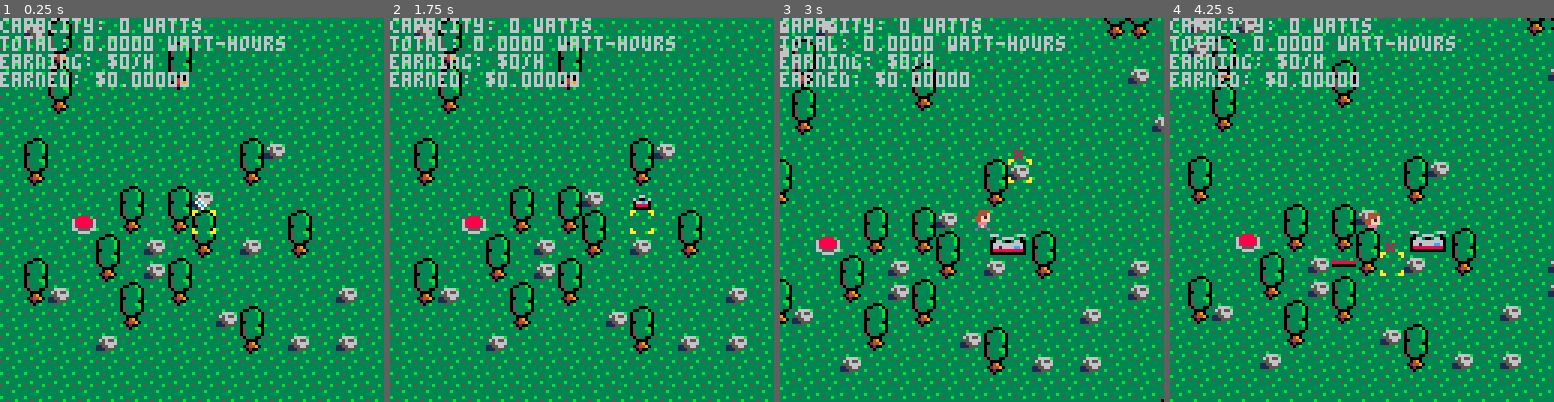
Above: before the commit, frames 1-4 (left to right).
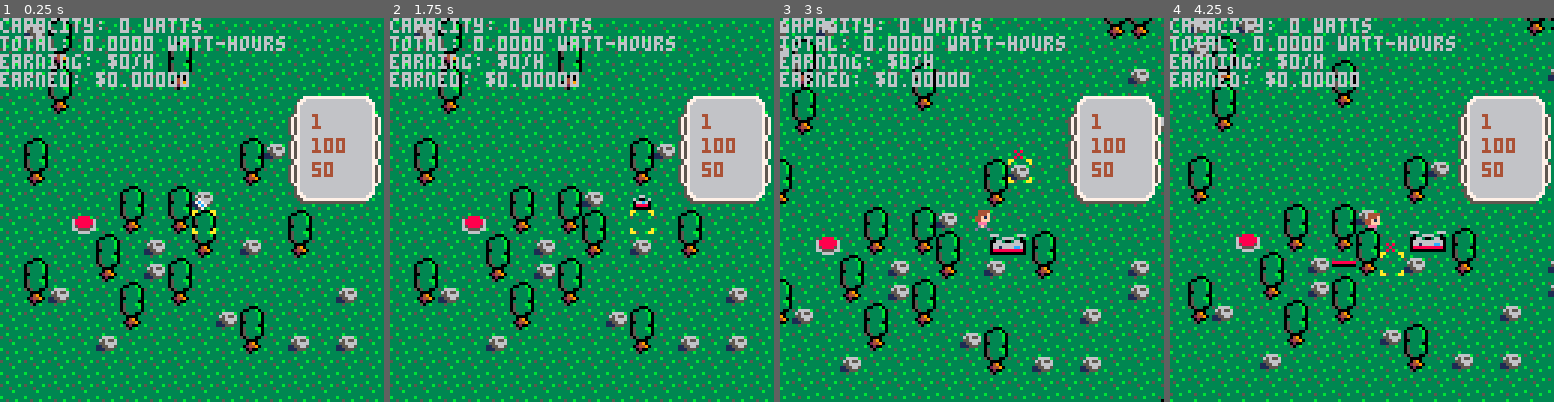
Above: after the commit, the same moments.

Repository: sargon2/pico8
Game: PICO-8 cartridge mine/solar_sally/solar_sally.p8
Same seed, same stepped clock (60 frames per second), same inputs: the game is played once before the commit and once after it.
Inputs (mouse positions are in pixels of both pictures, inside the frame that each line leads up to):
- Up to frame 1 (0.25 s): no input
- Up to frame 2 (1.75 s): tap X (X key) at 0.33, 1.07 s; click (670, 121) at 0.67 s; tap O (Z key) at 0.7, 1.7 s; click (436, 267) at 1.22 s; hold Right from 1.6 s (still down)
- Up to frame 3 (3 s): click (887, 114) at 1.77 s; tap X (X key) at 1.85, 2.97 s; release Right at 2.1 s; tap O (Z key) at 2.1, 2.5, 2.9 s; hold Up 2.15-2.42 s; click (952, 259) at 2.32 s; hold Right from 2.47 s (still down); click (1014, 106) at 2.87 s
- Up to frame 4 (4.25 s): release Right at 3.03 s; hold Left 3.08-3.58 s; tap O (Z key) at 3.3, 3.7, 4.1 s; click (1465, 256) at 3.42 s; hold Down 3.63-3.97 s; click (1231, 102) at 3.97 s; hold Right from 4.02 s (still down); tap X (X key) at 4.08 s

The runs differ from the first frame. In frame 1, 6.3% of the frame differs, in the area x 75-100%, y 20-49%; in frame 2, 6.3%; in frame 3, 6.3%; in frame 4, 6.3%.

Commit message:
Add Inventory.lua

Diff:
--- a/mine/solar_sally/components/Sprites.lua
+++ b/mine/solar_sally/components/Sprites.lua
@@ -24,6 +24,15 @@
     button = 24,
     button_mini = 40,
     button_pressed = 25,
+    window_ul = 13,
+    window_u = 14,
+    window_ur = 15,
+    window_l = 29,
+    window_m = 30,
+    window_r = 31,
+    window_bl = 45,
+    window_b = 46,
+    window_br = 47,
 }
 
 function Sprites.add(ent_id, sprite, width, height, yoffset)
@@ -41,41 +50,15 @@
     DrawFns.add(ent_id, d)
 end
 
--- function Sprites.add(ent_id, sprite, width, height, yoffset)
---     Sprites.sprites[ent_id] = Sprite_ids[sprite]
---     if width then
---         Sprites.widths[ent_id] = width
---     end
---     if height then
---         Sprites.heights[ent_id] = height
---     end
---     if yoffset then
---         Sprites.yoffsets[ent_id] = yoffset
---     end
--- end
-
--- function Sprites.drawSpriteAt(ent_id, x, y)
---     local sprite = Sprites.sprites[ent_id]
-
---     if(not sprite) return
-
---     local yoffset = Sprites.yoffsets[ent_id] or 0
---     local width = Sprites.widths[ent_id] or 1
---     local height = Sprites.heights[ent_id] or 1
-
---     Sprites.draw_spr(sprite, x, y + yoffset, width, height)
--- end
-
 function round_to_nearest_pixel(num)
     return flr(num * 8) / 8
 end
 
-function Sprites.draw_spr(s,x,y,width,height,flip_x)
+function Sprites.draw_relative_to_screen(s,x,y,width,height,flip_x)
     -- Round location to the nearest pixel to prevent vibration when the player is moving
     x = round_to_nearest_pixel(x)
     y = round_to_nearest_pixel(y)
 
-    local char_x, char_y = SmoothLocations.get_location(Character.ent_id)
     if(not width) width = 1
     if(not height) height = 1
     -- s = Sprites[s]
@@ -91,8 +74,8 @@
     end
     spr(
         s,
-        (8+x-char_x)*8,
-        (8+y-char_y)*8,
+        x*8,
+        y*8,
         width,
         height,
         flip_x
@@ -100,6 +83,11 @@
     if changed_transparency then
         palt()
     end
+end
+
+function Sprites.draw_spr(s,x,y,width,height,flip_x)
+    local char_x, char_y = SmoothLocations.get_location(Character.ent_id)
+    Sprites.draw_relative_to_screen(s,8+x-char_x,8+y-char_y,width,height,flip_x)
 end
 
 function Sprites.set_pixel(x,y,xoffset,yoffset,c) -- TODO where should this live?
--- a/mine/solar_sally/solar_sally.lua
+++ b/mine/solar_sally/solar_sally.lua
@@ -12,7 +12,7 @@
 solar_sally = {
     -- The order here is important (think dep injection dependency graph)
     -- Includes entities as well as systems; anything that needs to be init'd
-    systems = {Rocks, Trees, Panels, Wire, GridWire, Transformers, Button, Map, World, Cows, Placement, Character, FrameTimer, PanelCalculator}
+    systems = {Rocks, Trees, Panels, Wire, GridWire, Transformers, Button, Map, World, Cows, Placement, Character, FrameTimer, PanelCalculator, Inventory}
 }
 
 function _init()
--- a/mine/solar_sally/solar_sally.p8
+++ b/mine/solar_sally/solar_sally.p8
@@ -21,6 +21,7 @@
 #include systems/Map.lua
 #include systems/PanelCalculator.lua
 #include systems/Circuits.lua
+#include systems/Inventory.lua
 #include entities/Character.lua
 #include entities/Panels.lua
 #include entities/Rocks.lua
@@ -65,7 +66,7 @@
 
 
 __gff__
-0000000000000000000000000000000000000101010201010000000000000000000000000102000001000000000000000001010101000100000000000000000000000000000000000000000000000000000000000000000000000000000000000000000000000000000000000000000000000000000000000000000000000000
+0000000000000000000000000001010100000101010201010000000000010101000000000102000001000000000101010001010101000100000000000000000000000000000000000000000000000000000000000000000000000000000000000000000000000000000000000000000000000000000000000000000000000000
 0000000000000000000000000000000000000000000000000000000000000000000000000000000000000000000000000000000000000000000000000000000000000000000000000000000000000000000000000000000000000000000000000000000000000000000000000000000000000000000000000000000000000000
 __map__
 1010101010101010101010101010101010000000000000000000000000000000000000000000000000000000000000000000000000000000000000000000000000000000000000000000000000000000000000000000000000000000000000000000000000000000000000000000000000000000000000000000000000000000
--- /dev/null
+++ b/mine/solar_sally/systems/Inventory.lua
@@ -0,0 +1,71 @@
+Inventory = {
+    -- TODO this needs to be ordered
+    items = {}, -- items[ent_id] = count
+}
+
+function Inventory.init()
+    -- Since we haven't implemented buying yet, just start with some core components.
+    Inventory.items[Panels.ent_id] = 50
+    Inventory.items[Transformers.ent_left] = 1
+    Inventory.items[Wire.ent_id] = 100 -- TODO should wire be infinite?
+end
+
+function Inventory.add(ent_id)
+    Inventory.items[ent_id] += 1
+end
+
+function Inventory.num_items() -- Lua is dumb
+    local count = 0
+    for _, _ in pairs(Inventory.items) do
+        count += 1
+    end
+    return count
+end
+
+function Inventory.check_and_remove(ent_id)
+    -- Returns ent id if succeeded, nil otherwise
+    if Inventory.items[ent_id] and Inventory.items[ent_id] > 0 then
+        Inventory.items[ent_id] -= 1
+        return ent_id
+    end
+    return nil
+end
+
+function draw_window(x, y, width, height) -- TODO where should this live?
+    Sprites.draw_relative_to_screen(Sprite_ids["window_ul"], x, y)
+    for i = x+1,x+width-2 do
+        Sprites.draw_relative_to_screen(Sprite_ids["window_u"], i, y)
+    end
+    Sprites.draw_relative_to_screen(Sprite_ids["window_ur"], x+width-1, y)
+
+    for j = y+1,y+height-2 do
+        Sprites.draw_relative_to_screen(Sprite_ids["window_l"], x, j)
+        for i = x+1,x+width-2 do
+            Sprites.draw_relative_to_screen(Sprite_ids["window_m"], i, j)
+        end
+        Sprites.draw_relative_to_screen(Sprite_ids["window_r"], x+width-1, j)
+    end
+
+    Sprites.draw_relative_to_screen(Sprite_ids["window_bl"], x, y+height-1)
+    for i = x+1,x+width-2 do
+        Sprites.draw_relative_to_screen(Sprite_ids["window_b"], i, y+height-1)
+    end
+    Sprites.draw_relative_to_screen(Sprite_ids["window_br"], x+width-1, y+height-1)
+end
+
+function print_text(text, x, y) -- TODO where should this live?
+    print(text, x*8, y*8)
+end
+
+function Inventory.draw()
+    local num_items = Inventory.num_items()
+    -- TODO ui paper prototyping to tell where this window should go
+    draw_window(12, 3, 4, num_items + 2)
+    local row = 0
+    -- TODO draw the sprite for each ent_id
+    for ent_id, count in pairs(Inventory.items) do
+        color(4)
+        print_text(count, 13, 4+row)
+        row += 1
+    end
+end
Not shown, changed: 24 lines of the sprite sheet (__gfx__) section of mine/solar_sally/solar_sally.p8
